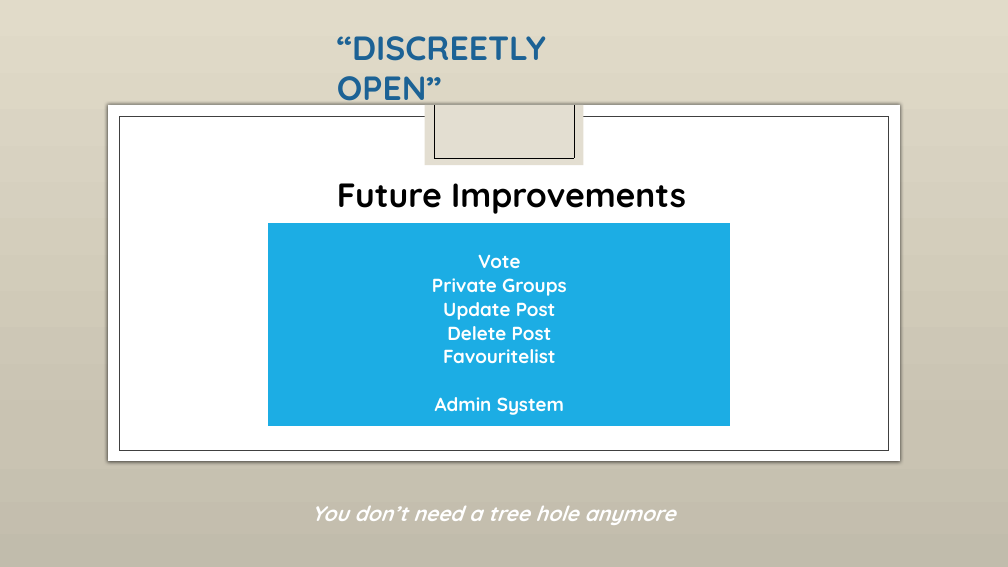
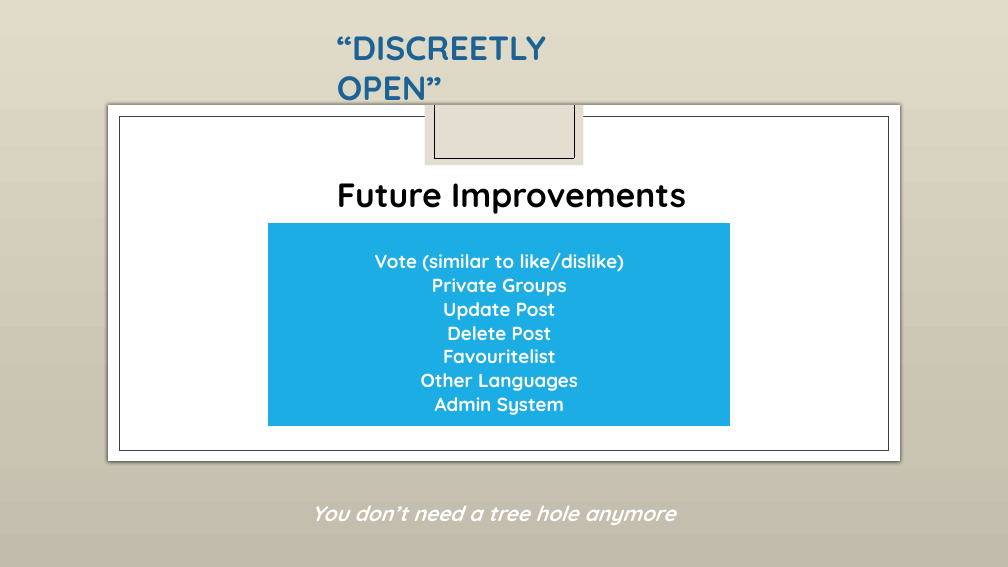
Before and after one commit to leahoho/moral-judges, a slide deck: slide 9 of MJ ppt 2018-7-24 (2).pptx (slide 7 before the commit). Drawn at 1008x567 pixels with LibreOffice and Linux fonts; fonts in the diff are those of the drawing; background and template pictures are left out. Boxes give left, top, right and bottom in pixels: in the first picture for what was removed or moved away, otherwise in the second. Text is boxed around its words. In the diff, an @@ line names an element or a change of style, - is before the commit and + after.

```diff
--- a/MJ ppt 2018-7-24 (2).pptx
+++ b/MJ ppt 2018-7-24 (2).pptx
@@ table at (268,222,731,427) @@
-row 1, column 1: Vote / Private Groups / Update Post / Delete Post / Favouritelist / Admin System
+row 1, column 1: Vote (similar to like/dislike) / Private Groups / Update Post / Delete Post / Favouritelist / Other Languages / Admin System
```
Also in this commit, not shown: 3 other slides changed, 2 slides added.
